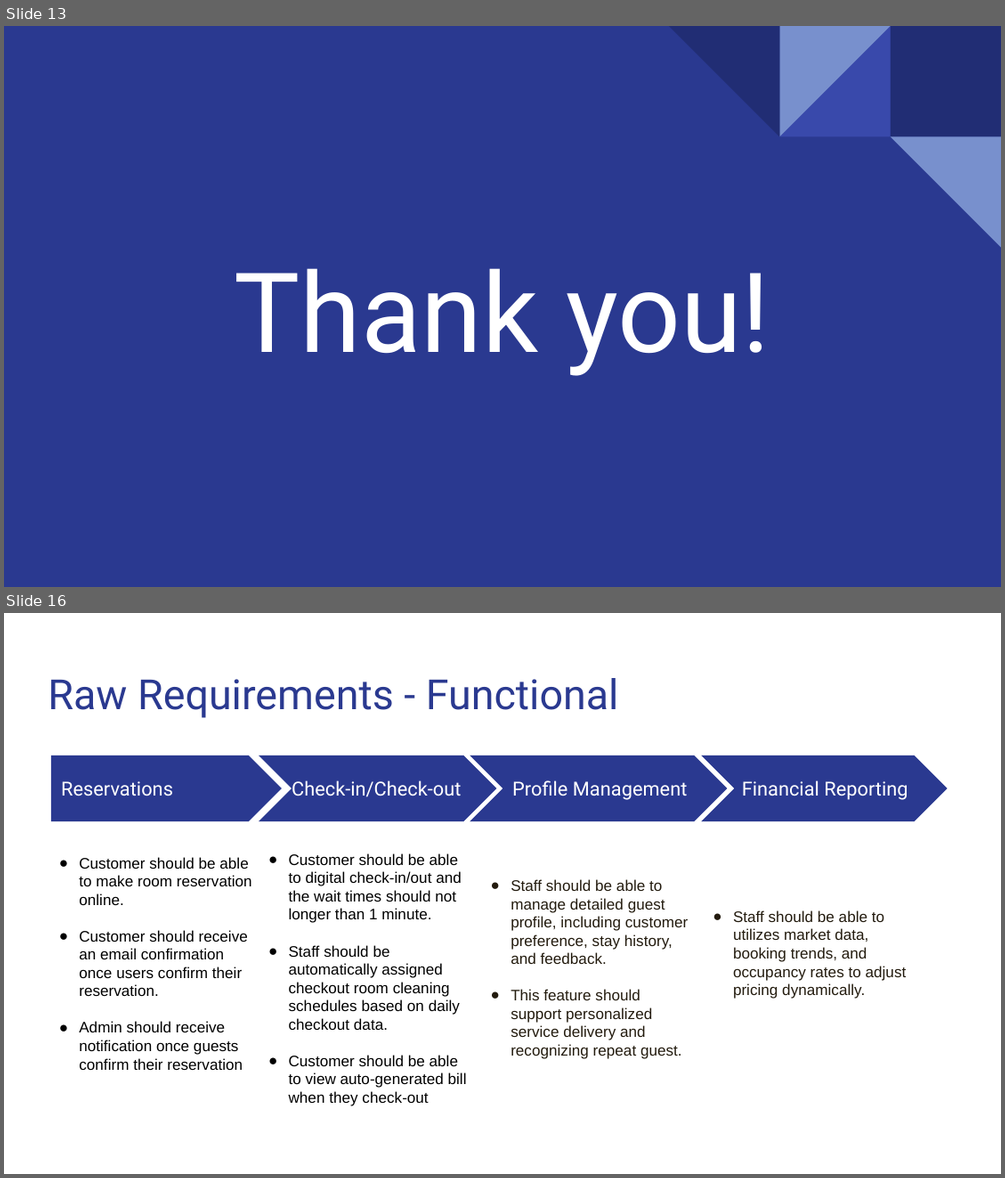
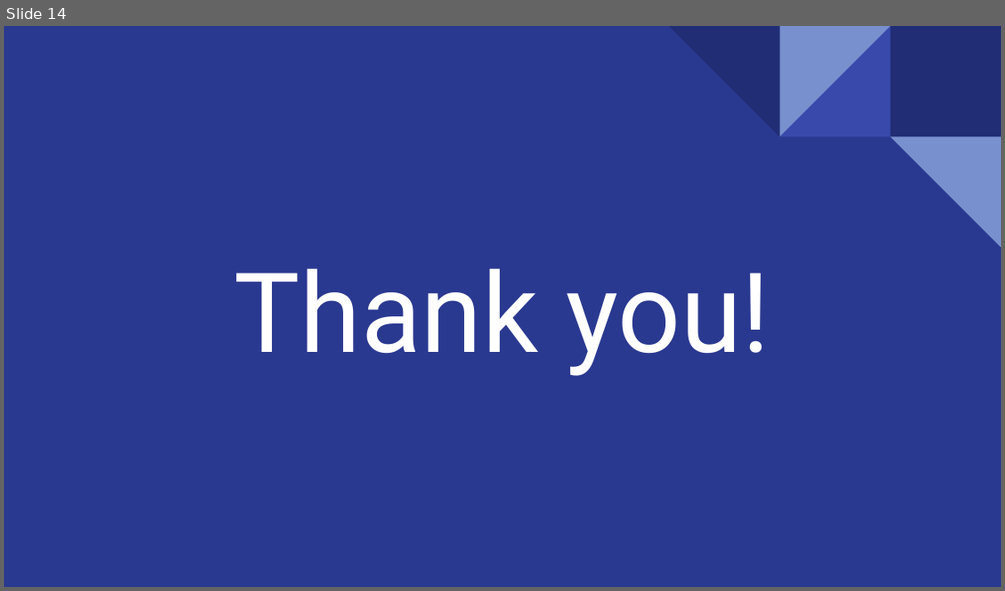
Before and after one commit to yfeng445/NEU, a slide deck: 1/INFO 5100/Asmts/Group Assignment 1/Deliverables/Presentation.pptx. Shown one above the other, each under a label of ours: slides 13 and 16 before the commit, slide 14 after it; the slides between them are not shown. The pictures are 1005x1178 and 1005x591 pixels, drawn with LibreOffice and Linux fonts; fonts in the diff are those of the drawing. Boxes give left, top, right and bottom in pixels: in the first picture for what was removed or moved away, otherwise in the second. Text is boxed around its words. In the diff, an @@ line names an element or a change of style, - is before the commit and + after.

```diff
--- a/1/INFO 5100/Asmts/Group Assignment 1/Deliverables/Presentation.pptx
+++ b/1/INFO 5100/Asmts/Group Assignment 1/Deliverables/Presentation.pptx
@@ slide 16 removed at <box>4,613,1001,1174</box>, background #FFFFFF @@
@@ title removed at <box>48,678,619,718</box> @@
-Raw Requirements - Functional
@@ pentagon arrow removed at <box>51,755,281,821</box> @@
@@ chevron removed at <box>259,755,496,821</box> @@
@@ chevron removed at <box>469,755,727,821</box> @@
@@ chevron removed at <box>701,755,947,821</box> @@
@@ text removed at <box>61,781,173,796</box> @@
-Reservations
@@ text removed at <box>291,780,461,797</box> @@
-Check-in/Check-out
@@ text removed at <box>512,780,688,800</box> @@
-Profile Management
@@ text removed at <box>742,780,907,800</box> @@
-Financial Reporting
@@ text removed at <box>79,857,252,1070</box> @@
-● Customer should be able to make room reservation online.
-● Customer should receive an email confirmation once users confirm their reservation.
-● Admin should receive notification once guests confirm their reservation
@@ text removed at <box>289,853,467,1106</box> @@
-● Customer should be able to digital check-in/out and the wait times should not longer than 1 minute.
-● Staff should be automatically assigned checkout room cleaning schedules based on daily checkout data.
-● Customer should be able to view auto-generated bill when they check-out
@@ text removed at <box>510,879,688,1059</box> @@
-● Staff should be able to manage detailed guest profile, including customer preference, stay history, and feedback.
-● This feature should support personalized service delivery and recognizing repeat guest.
@@ text removed at <box>733,910,906,998</box> @@
-● Staff should be able to utilizes market data, booking trends, and occupancy rates to adjust pricing dynamically.
@@ what was slide 13 is now slide 14 @@
```
Also in this commit, not shown: 1 slide changed, 2 slides added, 11 other slides removed, 6 other files.
